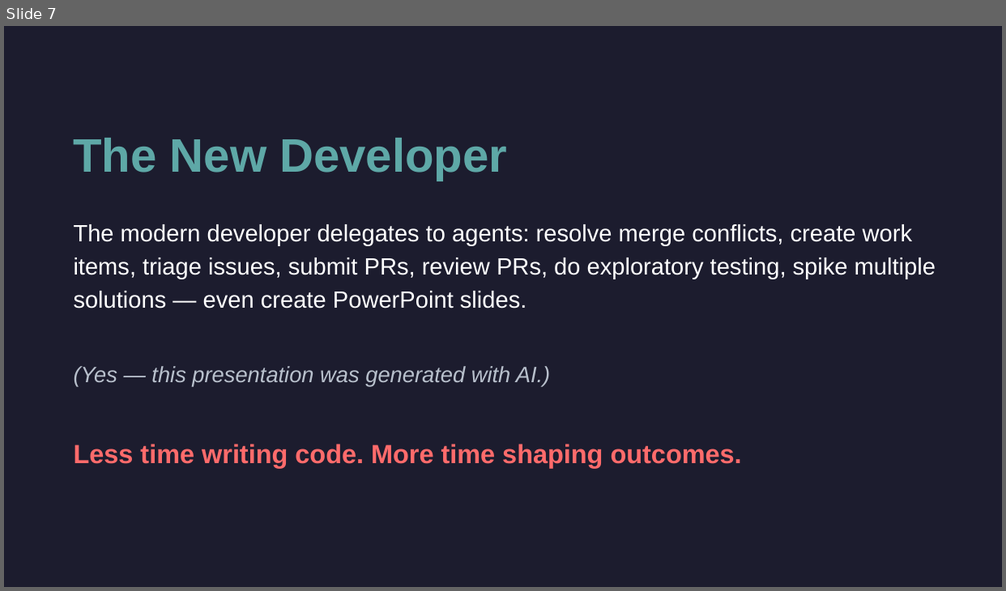
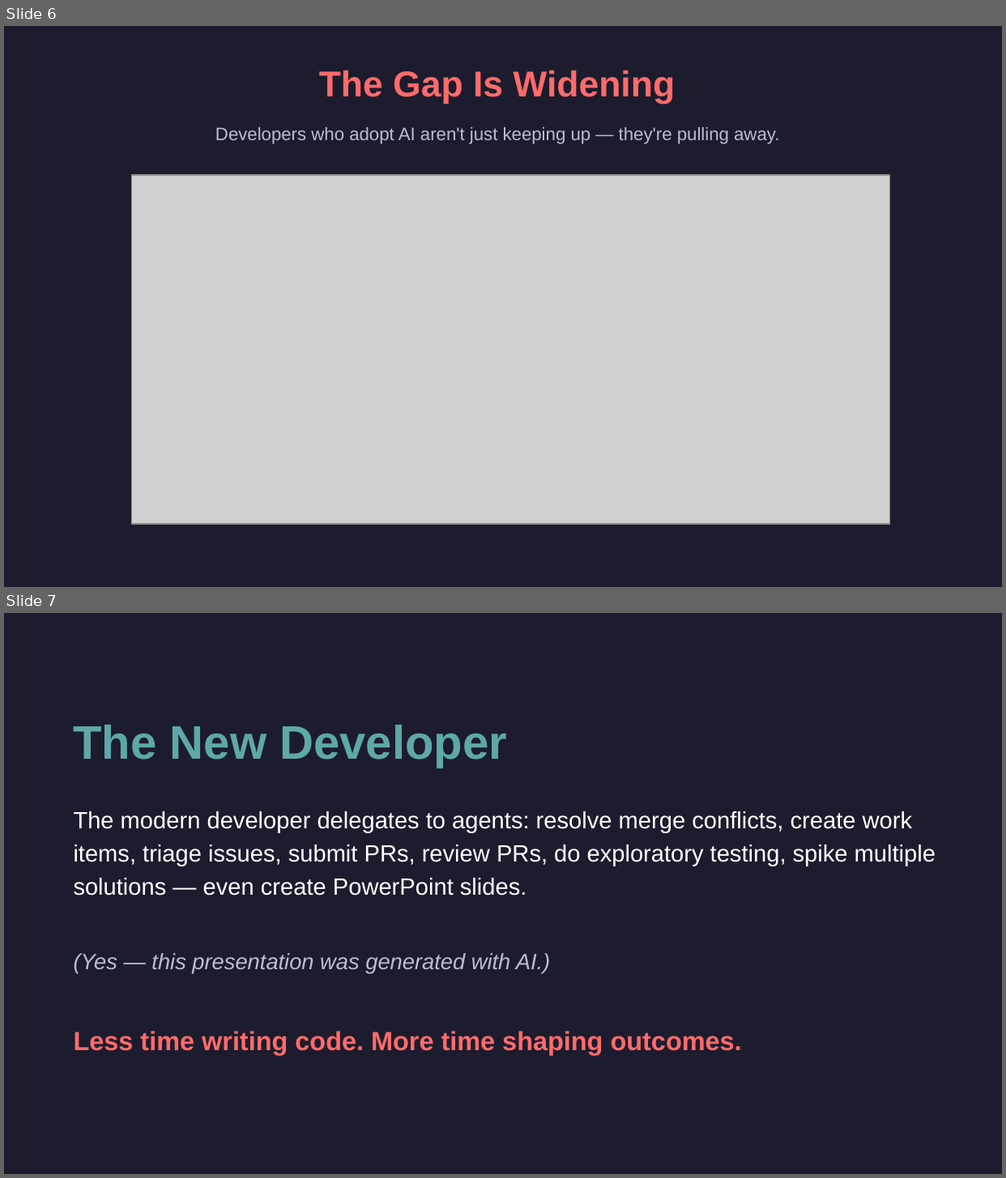
Before and after one commit to cirvine-MSFT/editless, a slide deck: docs/presentations/marks-journey-short.pptx. Shown one above the other, each under a label of ours: slide 7 before the commit, slides 6 and 7 after it. The pictures are 1006x591 and 1006x1178 pixels, drawn with LibreOffice and Linux fonts; fonts in the diff are those of the drawing; grey boxes stand for pictures. Boxes give left, top, right and bottom in pixels: in the first picture for what was removed or moved away, otherwise in the second. Text is boxed around its words. In the diff, an @@ line names an element or a change of style, - is before the commit and + after.

```diff
--- a/docs/presentations/marks-journey-short.pptx
+++ b/docs/presentations/marks-journey-short.pptx
@@ slide 6 added at [4, 26, 1002, 587], background #1C1C2E @@
@@ text added at [319, 70, 675, 104], 26 pt, text #FF6B6B, bold @@
+The Gap Is Widening
@@ text added at [215, 127, 779, 144], 13 pt, text #B8C0CC @@
+Developers who adopt AI aren't just keeping up — they're pulling away.
@@ picture added at [132, 175, 890, 524] @@
```
Also in this commit, not shown: 1 slide removed, 6 other files.
